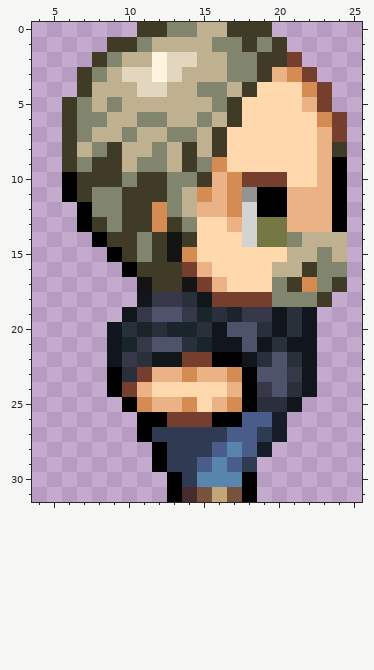
One commit to this pixel-art sprite: NotGame.gmx/sprites/images/spr_player_right_1.png. That is the earlier state.
The file is 32x32 pixels. Shown: x 4..25, y 0..31.
After:
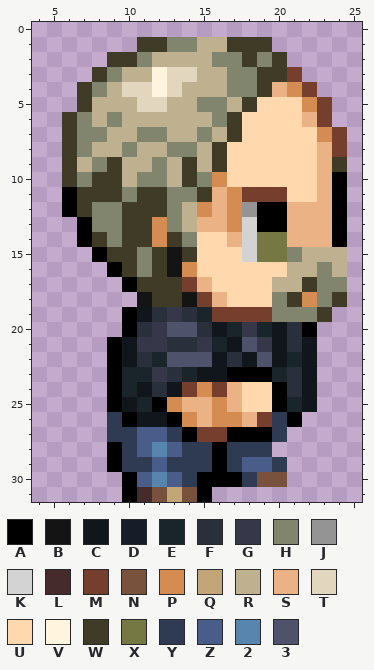
Palette (. is transparent): A #000000  B #141414  C #10161b  D #171c29  E #1a242b  F #29303b  G #36384a  H #82856e  J #949494  K #d3d3d3  L #452b2b  M #753e2d  N #78523d  P #d48c52  Q #c2a678  R #bfb08f  S #ebb385  T #e3d6bf  U #ffd9ad  V #fff5de  W #403b26  X #767843  Y #2e3b52  Z #4a5c8a  2 #5785ad  3 #4f526b
Change:
Changed rows in their new state; - is an unchanged pixel.
first column x 6:
 0 -----.........-----
 1 ---..WWHH-RW-W.----
 2 --.WWHRRR-H-WH-.---
 3 -.WHRR--T-----WM.--
 4 --H-T-VT-RRHHWSPM.-
 5 .W-R-TT--H-RW---P--
 6 --RH-RR--RH-----SM.
 7 --H-RHHRRHRW-----P-
 8 -HRRH-RHH---------M
 9 -RH--R---RW-------W
10 WH--RHHRWHPUUUU----
11 --WWH---HW--MMMUU--
12 AW----W--P--J------
13 --H----HRSSP-AA----
14 -AWH-WPWH--S---SSSA
15 --AW----W---KXXH-R-
16 ---AWH-BPU----U-R-R
17 ----AW--MSU---RRW-H
18 -----BWWBMSUUU-WPHW
19 ----ACFGF-MMMMHHHW-
20 ---.AFG33--EGE--A--
21 ---AC-GF-GE--GCF---
22 ---AC-E333CF-3CE---
23 ----EEGFECCA-AEF---
24 ----ECFCMPM-UUA----
25 ---ACEAPSSPSUUAEC--
26 ---YACCAPSPPSMYA---
27 ---YYZZ-AMMAAAY----
28 ---AYZ2Z--AYYY-----
29 ---AYYZ--YAYZZY----
30 ----AZ2Z-AAAYNN----
31 ----ALNQNA...------
Where, in picture pixels (left, top, right, bottom), the same in both pictures:
changed: (62, 22, 347, 502)
